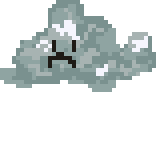
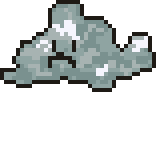
Comparing the layer stacks of the two 156x160 images. Changes:
painted on "Layer 3" (4th of 4, in "Group 1" › "01") over [0, 0, 156, 92]
